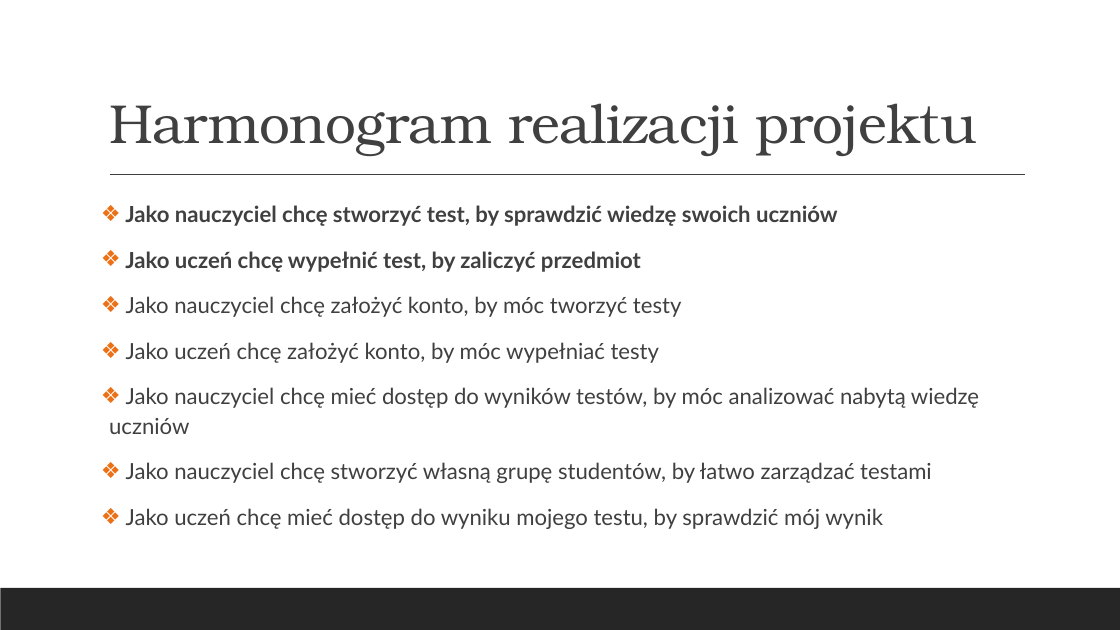
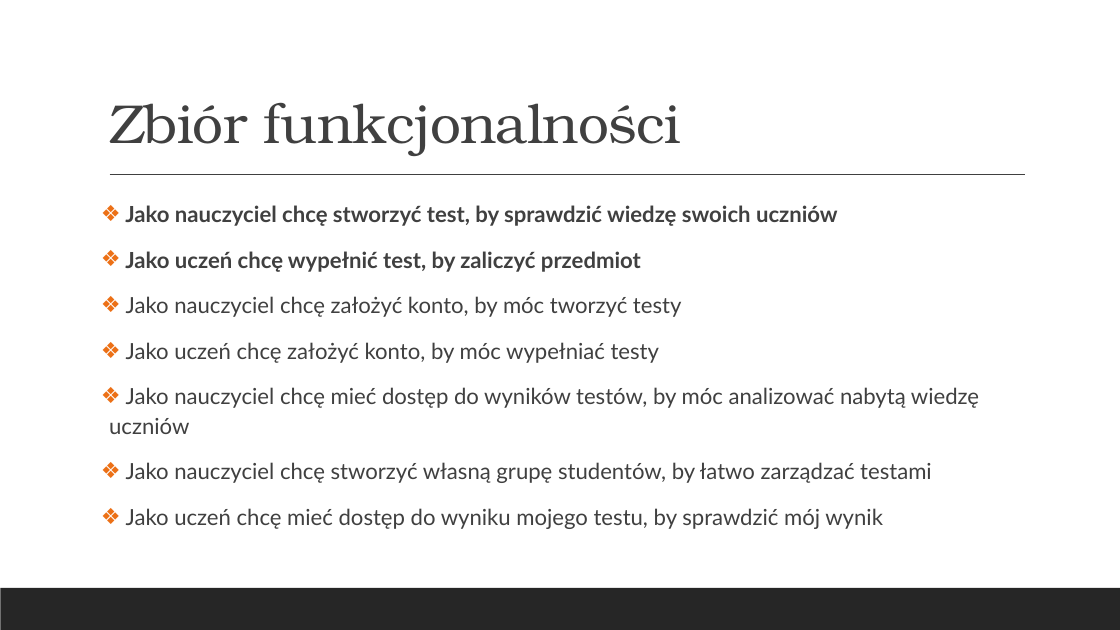
Before and after one commit to hubert-kniola/CodeRevv, a slide deck: slide 10 of pz/1/Z1P1.pptx (slide 8 before the commit). Drawn at 1120x630 pixels with LibreOffice and Linux fonts; fonts in the diff are those of the drawing. Boxes give left, top, right and bottom in pixels: in the first picture for what was removed or moved away, otherwise in the second. Text is boxed around its words. In the diff, an @@ line names an element or a change of style, - is before the commit and + after.

```diff
--- a/pz/1/Z1P1.pptx
+++ b/pz/1/Z1P1.pptx
@@ title at (x1=109, y1=102, x2=681, y2=156): text changed @@
-Harmonogram realizacji projektu
+Zbiór funkcjonalności
```
Also in this commit, not shown: 2 other slides changed, 5 slides added, 8 other files.
